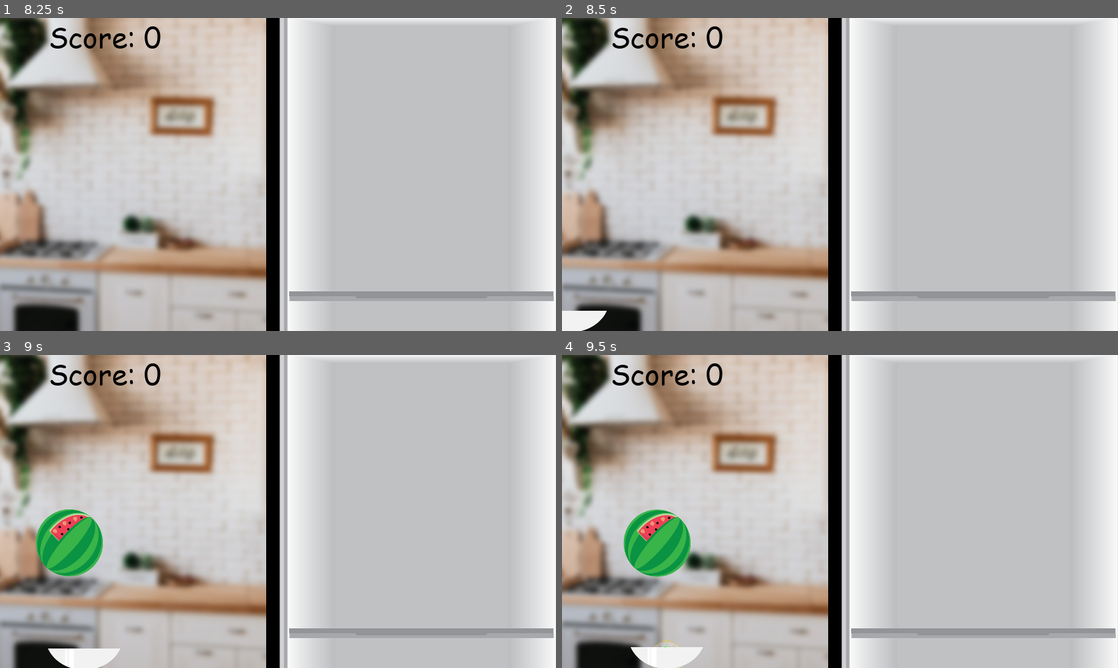
Above: before the commit, frames 1-4 (two rows, left to right).
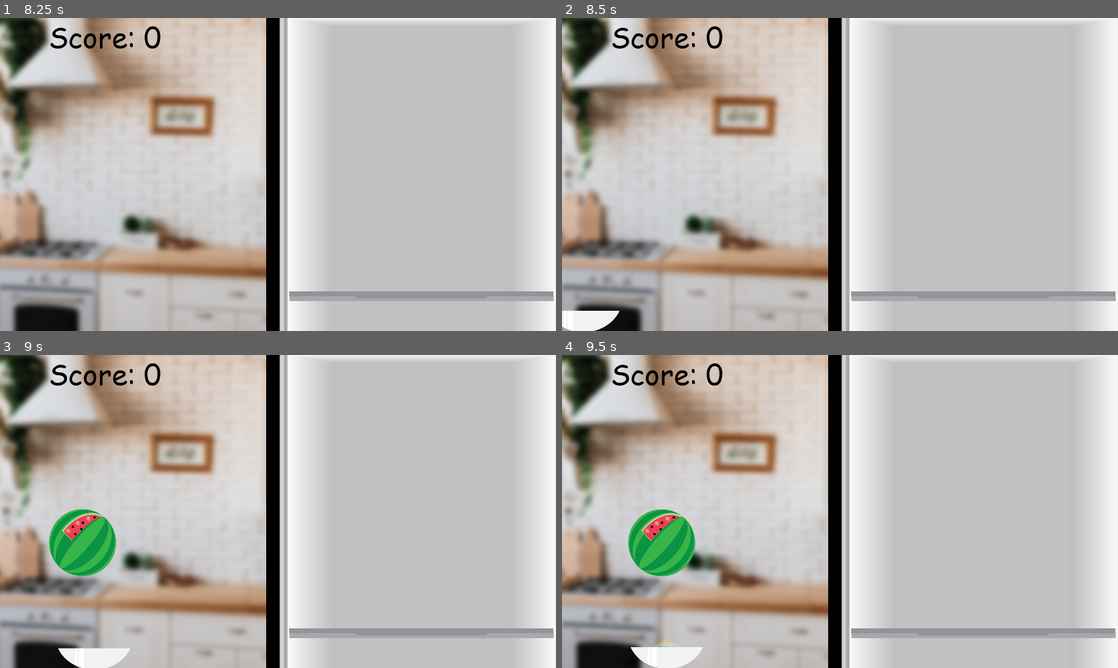
Above: after the commit, the same moments.

Repository: GuyWithaPC/Gamecraft-2022-Chill
Game: Godot game, scene res://Scenes/Menu.tscn
The game is run twice, just before and just after one commit, with the same random seed, the same clock (stepped at 60 frames per second) and the same inputs.
Inputs (mouse positions are in pixels of both pictures, inside the frame that each line leads up to):
- Up to frame 1 (8.25 s): click (227, 284) at 0.5 s; click (227, 284) at 1.25 s; move the mouse to (400, 158) at 2.02 s; press the mouse at (400, 158) at 2.03 s; tap Enter at 2.75, 4.25, 5.75 s; move the mouse to (166, 190) at 2.77 s; release the mouse at (166, 190) at 2.78 s; tap Mouse wheel down (scroll_down) at 2.85, 5.1, 7.35 s; tap Space at 3.5, 5, 6.5 s; move the mouse to (333, 105) at 3.52 s; tap Mouse wheel up (scroll_up) at 3.6, 5.85, 8.1 s; move the mouse to (250, 237) at 4.27 s; click (250, 237) at 4.35 s; move the mouse to (444, 221) at 5.02 s; move the mouse to (111, 127) at 5.77 s; move the mouse to (305, 174) at 6.52 s; press the mouse at (305, 174) at 6.53 s; move the mouse to (194, 96) at 7.27 s; release the mouse at (194, 96) at 7.28 s; move the mouse to (400, 158) at 8.02 s
- Up to frame 2 (8.5 s): no input
- Up to frame 3 (9 s): move the mouse to (61, 658) at 8.77 s; click (61, 658) at 8.85 s
- Up to frame 4 (9.5 s): no input

Frame 1 is identical in both runs. In frame 2, 0.2% of the frame differs, in the area x 0-11%, y 93-100%; in frame 3, 2.4%, in the area x 6-24%, y 49-100%; in frame 4, 1.2%.
Error in both runs: Attempt to call function 'connect' in base 'null instance' on a null instance. (res://Scripts/FoodItem.gd:36)

Commit message:
menu ambience

Diff:
--- a/Scenes/Menu.tscn
+++ b/Scenes/Menu.tscn
@@ -1,9 +1,11 @@
-[gd_scene load_steps=6 format=2]
+[gd_scene load_steps=8 format=2]
 
 [ext_resource path="res://Images/start.png" type="Texture" id=1]
 [ext_resource path="res://Images/play_button.png" type="Texture" id=2]
 [ext_resource path="res://Scripts/StartMenu.gd" type="Script" id=3]
 [ext_resource path="res://Shaders/blur.shader" type="Shader" id=4]
+[ext_resource path="res://Sounds/amb_fridge_loop_1.wav" type="AudioStream" id=5]
+[ext_resource path="res://Sounds/crowd-talking-2.wav" type="AudioStream" id=6]
 
 [sub_resource type="ShaderMaterial" id=1]
 shader = ExtResource( 4 )
@@ -38,4 +40,13 @@
 __meta__ = {
 "_edit_use_anchors_": false
 }
+
+[node name="FridgeAmbience" type="AudioStreamPlayer" parent="."]
+stream = ExtResource( 5 )
+autoplay = true
+
+[node name="CrowdAmbience" type="AudioStreamPlayer" parent="."]
+stream = ExtResource( 6 )
+volume_db = -15.0
+autoplay = true
 [connection signal="pressed" from="StartButton" to="." method="_on_StartButton_pressed"]
--- a/Scripts/FoodItem.gd
+++ b/Scripts/FoodItem.gd
@@ -136,7 +136,7 @@
 				state.angular_velocity = state.angular_velocity + 0.5
 			lv = (get_viewport().get_mouse_position() - self.position) * 32
 	else:
-		lv = (start_position - position) * 3
+		lv = (start_position - position) * 4
 	state.set_linear_velocity(lv)
 
 # event handling stuff
Not shown, added: Sounds/amb_fridge_loop_1.wav.import
Not shown, added: Sounds/crowd-talking-2.wav.import
Not shown, added: Sounds/amb_fridge_loop_1.wav
Not shown, added: Sounds/crowd-talking-2.wav
